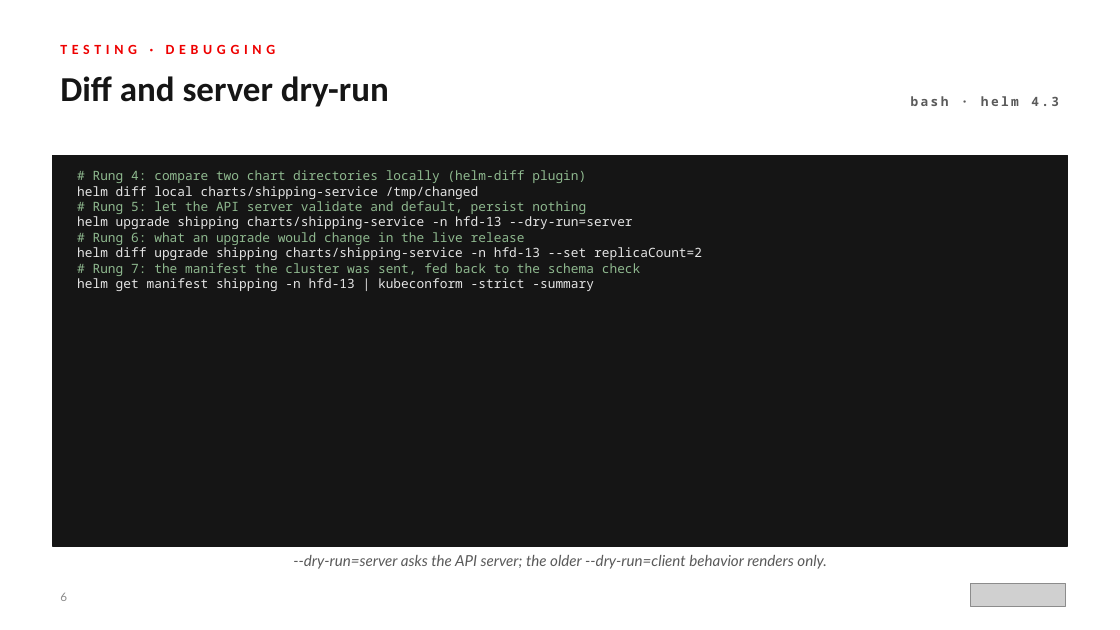
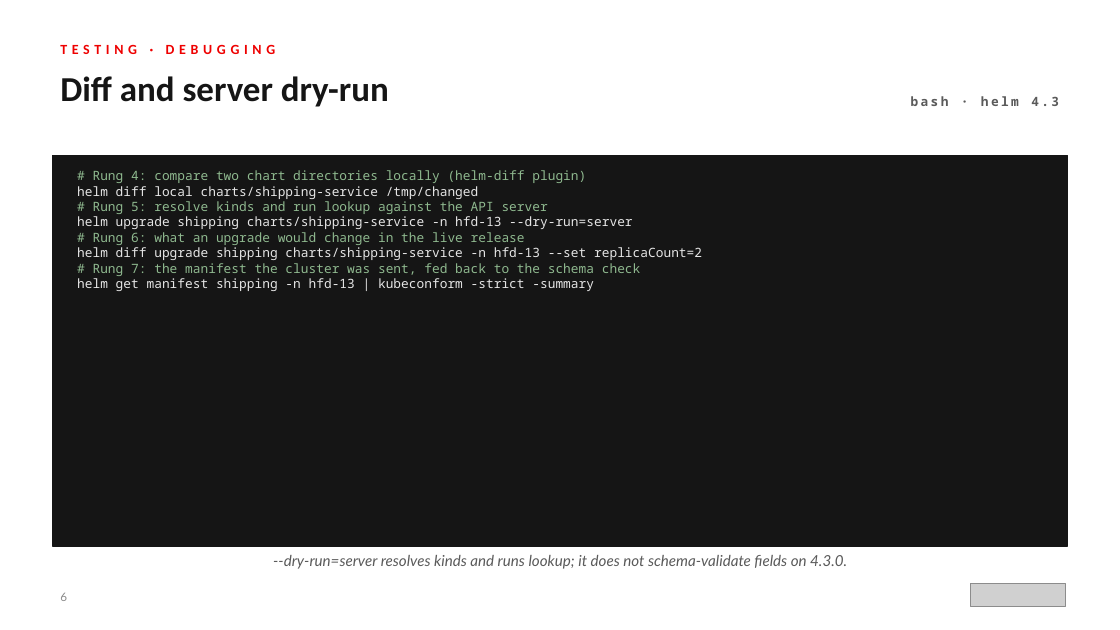
Before and after one commit to patterncatalyst/helm-for-developers, a slide deck: slide 6 of presentation/helm-201/Helm-201-r1.0.pptx. Drawn at 1120x630 pixels with LibreOffice and Linux fonts; fonts in the diff are those of the drawing; grey boxes stand for pictures. Boxes give left, top, right and bottom in pixels: in the first picture for what was removed or moved away, otherwise in the second. Text is boxed around its words. In the diff, an @@ line names an element or a change of style, - is before the commit and + after.

Commit message:
fix(r1.0): align SSA, force-replace, take-ownership, server dry-run wording; podman push; deck polish; reconciliation plan

```diff
--- a/presentation/helm-201/Helm-201-r1.0.pptx
+++ b/presentation/helm-201/Helm-201-r1.0.pptx
@@ text at box(77, 170, 702, 291): text changed @@
-# Rung 4: compare two chart directories locally (helm-diff plugin)
-helm diff local charts/shipping-service /tmp/changed
-# Rung 5: let the API server validate and default, persist nothing
-helm upgrade shipping charts/shipping-service -n hfd-13 --dry-run=server
-# Rung 6: what an upgrade would change in the live release
-helm diff upgrade shipping charts/shipping-service -n hfd-13 --set replicaCount=2
-# Rung 7: the manifest the cluster was sent, fed back to the schema check
-helm get manifest shipping -n hfd-13 | kubeconform -strict -summary
+# Rung 4: compare two chart directories locally (helm-diff plugin)
+helm diff local charts/shipping-service /tmp/changed
+# Rung 5: resolve kinds and run lookup against the API server
+helm upgrade shipping charts/shipping-service -n hfd-13 --dry-run=server
+# Rung 6: what an upgrade would change in the live release
+helm diff upgrade shipping charts/shipping-service -n hfd-13 --set replicaCount=2
+# Rung 7: the manifest the cluster was sent, fed back to the schema check
+helm get manifest shipping -n hfd-13 | kubeconform -strict -summary
@@ text at box(273, 555, 847, 569): text changed @@
---dry-run=server asks the API server; the older --dry-run=client behavior renders only.
+--dry-run=server resolves kinds and runs lookup; it does not schema-validate fields on 4.3.0.
```
Also in this commit, not shown: 2 other slides changed, 44 other files.
